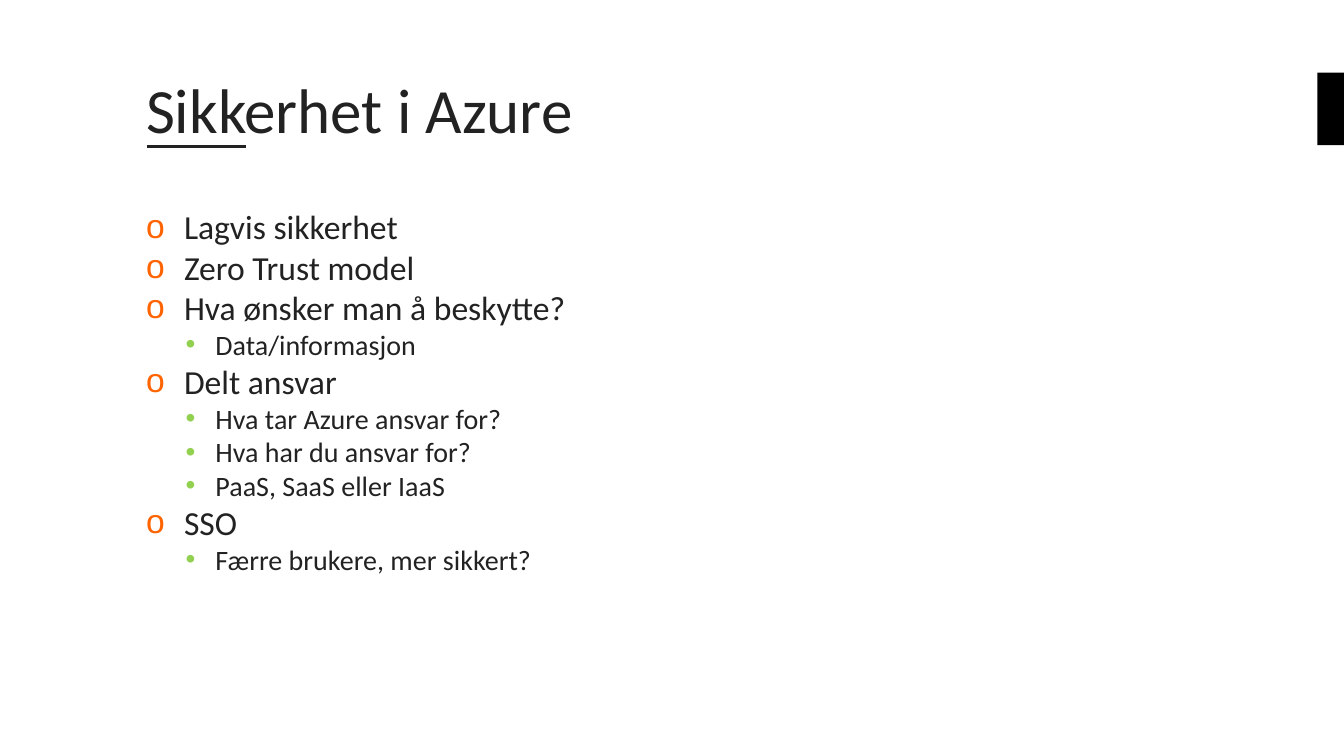
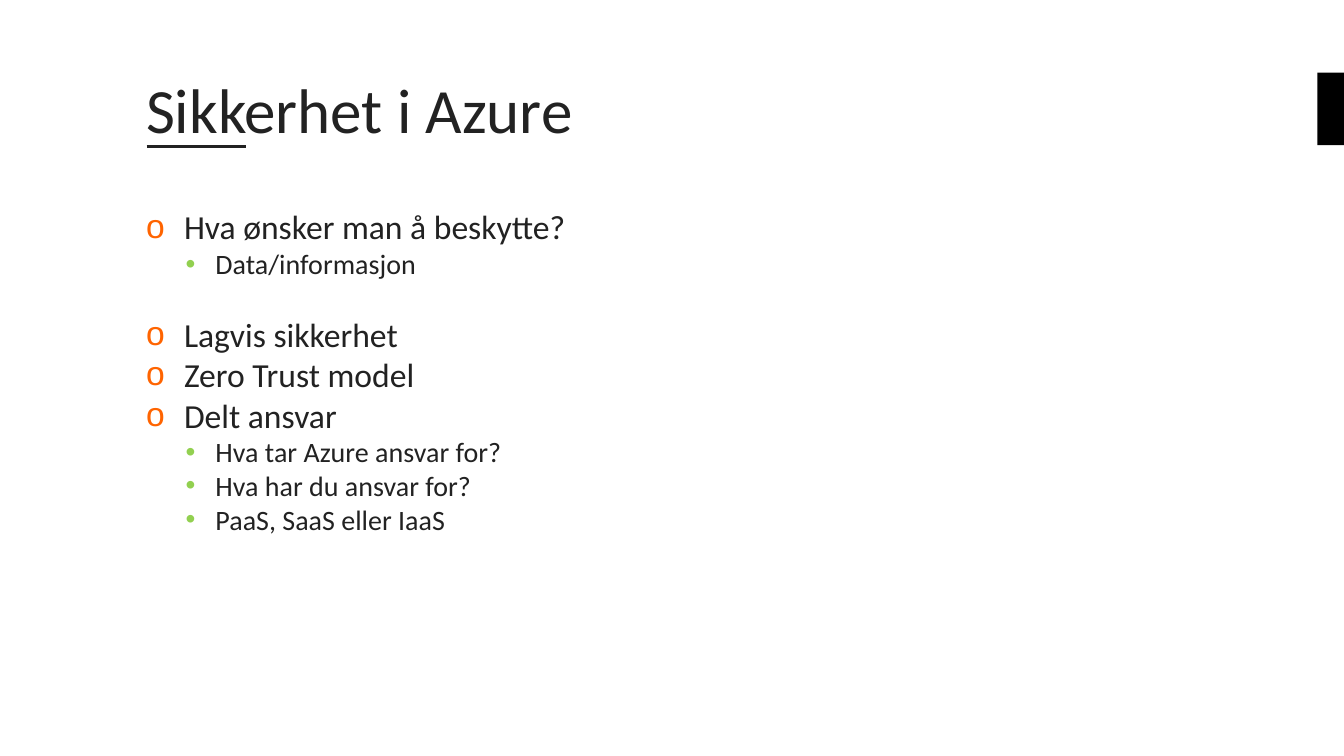
Before and after one commit to bouvet/azure-workshops, a slide deck: slide 6 of Workshop_3/Presentasjon/Azureskolen-Workshop#3.pptx. Drawn at 1344x756 pixels with LibreOffice and Linux fonts; fonts in the diff are those of the drawing; background and template pictures are left out. Boxes give left, top, right and bottom in pixels: in the first picture for what was removed or moved away, otherwise in the second. Text is boxed around its words. In the diff, an @@ line names an element or a change of style, - is before the commit and + after.

```diff
--- a/Workshop_3/Presentasjon/Azureskolen-Workshop#3.pptx
+++ b/Workshop_3/Presentasjon/Azureskolen-Workshop#3.pptx
@@ text at (184,215,565,279): paragraphs added @@
+o Hva ønsker man å beskytte?
+  • Data/informasjon
@@ text at (184,296,565,360): paragraphs removed @@
-o Hva ønsker man å beskytte?
-  • Data/informasjon
@@ text at (184,513,531,574): paragraphs removed @@
-o SSO
-  • Færre brukere, mer sikkert?
```
Also in this commit, not shown: 3 other slides changed, 5 slides added, 1 slide removed, 2 other files.
